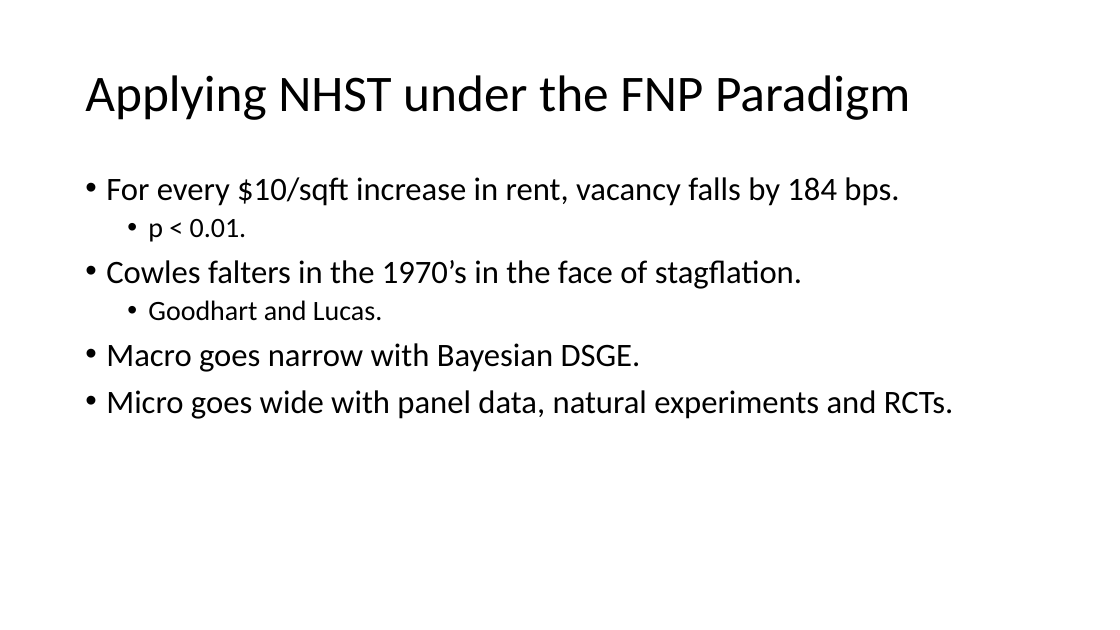
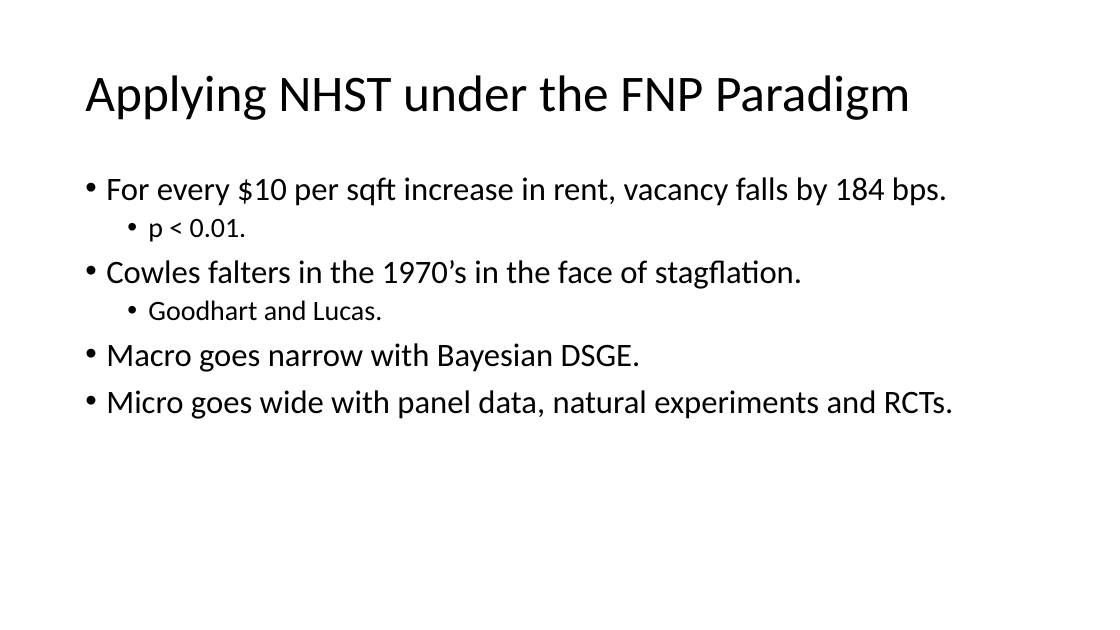
Before and after one commit to thsavage/Public-Presentations, a slide deck: slide 6 of It Ain't AI.pptx. Drawn at 1120x630 pixels with LibreOffice and Linux fonts; fonts in the diff are those of the drawing. Boxes give left, top, right and bottom in pixels: in the first picture for what was removed or moved away, otherwise in the second. Text is boxed around its words. In the diff, an @@ line names an element or a change of style, - is before the commit and + after.

```diff
--- a/It Ain't AI.pptx
+++ b/It Ain't AI.pptx
@@ text at [106, 177, 947, 206]: text changed @@
-• For every $10/sqft increase in rent, vacancy falls by 184 bps.
+• For every $10 per sqft increase in rent, vacancy falls by 184 bps.
```
Also in this commit, not shown: 6 other slides changed.
